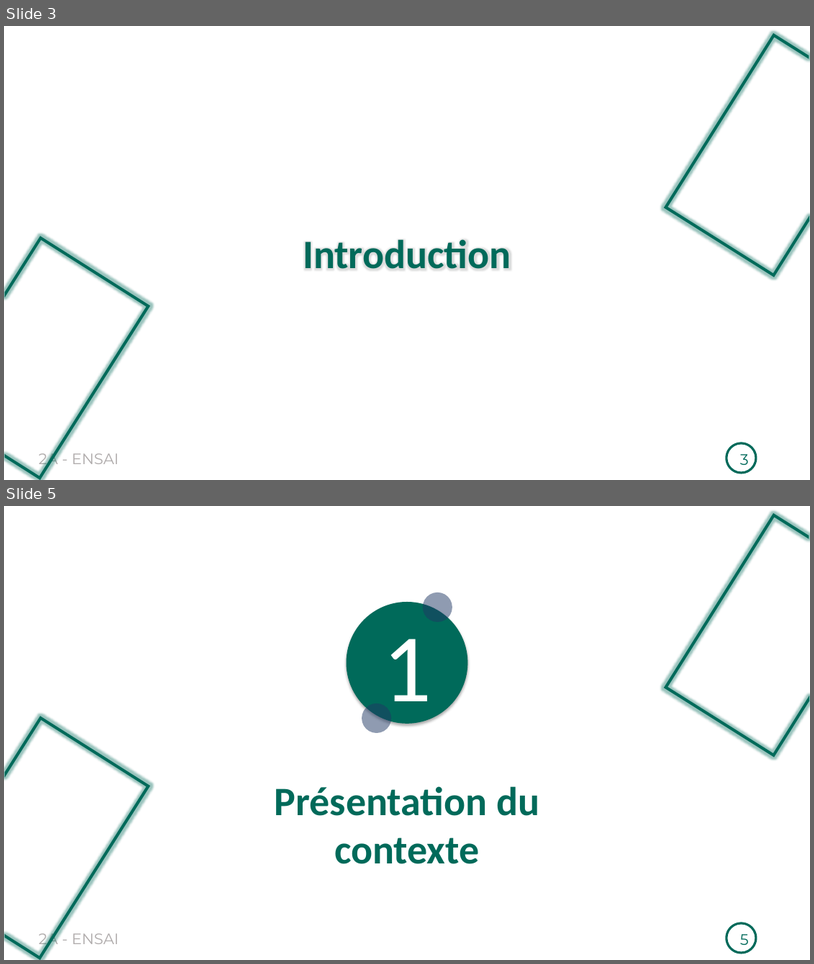
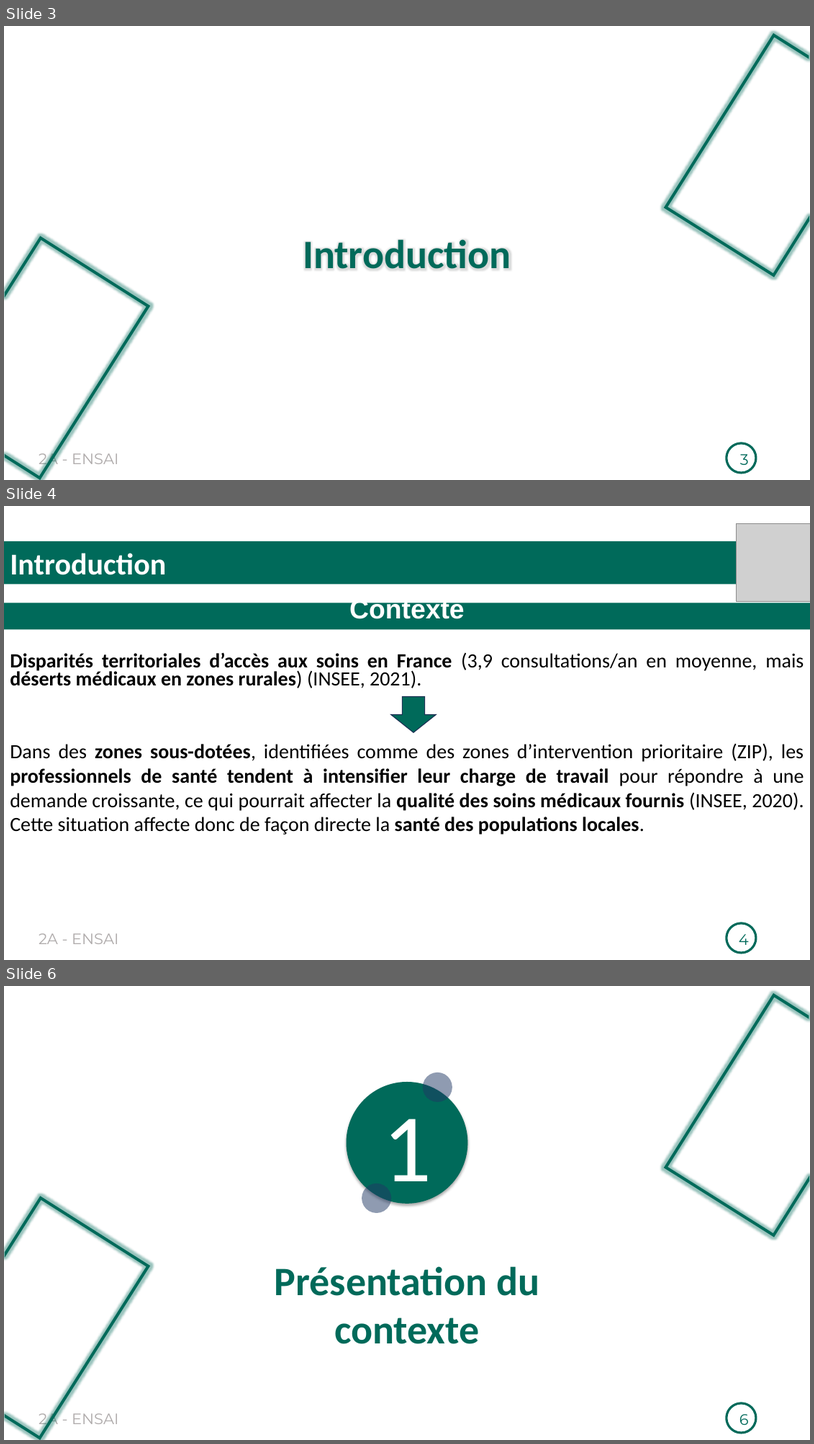
Before and after one commit to Richard-GOZAN/Projet-Stat-2A-Ensai, a slide deck: Présentation/Soutenance_Groupe25.pptx. Shown one above the other, each under a label of ours: slides 3 and 5 before the commit, slides 3, 4 and 6 after it; the slides between them are not shown. The pictures are 814x964 and 814x1444 pixels, drawn with LibreOffice and Linux fonts; fonts in the diff are those of the drawing; grey boxes stand for pictures. Boxes give left, top, right and bottom in pixels: in the first picture for what was removed or moved away, otherwise in the second. Text is boxed around its words. In the diff, an @@ line names an element or a change of style, - is before the commit and + after.

Commit message:
Présentation : Introduction, Partie 1 et une partie de la méthodologie

```diff
--- a/Présentation/Soutenance_Groupe25.pptx
+++ b/Présentation/Soutenance_Groupe25.pptx
@@ slide 4 added at (x1=4, y1=506, x2=810, y2=960), background #FFFFFF; not listed: 2 template elements that a slide beside it also shows @@
@@ picture added at (x1=737, y1=523, x2=810, y2=601) @@
@@ rectangle added at (x1=4, y1=541, x2=810, y2=584), fill #006A5A, 36 pt, text #FFFFFF, bold @@
+Introduction
@@ rectangle added at (x1=4, y1=602, x2=810, y2=629), fill #006A5A, 32 pt, text #FFFFFF, bold @@
+Contexte
@@ text added at (x1=10, y1=652, x2=804, y2=688), 24 pt, text #000000, bold @@
+Disparités territoriales d’accès aux soins en France (3,9 consultations/an en moyenne, mais déserts médicaux en zones rurales) (INSEE, 2021).
@@ down arrow added at (x1=391, y1=697, x2=436, y2=732), fill #006A5A, outline #1E3256 1 pt @@
@@ text added at (x1=10, y1=743, x2=804, y2=834), 24 pt, text #000000 @@
+Dans des zones sous-dotées, identifiées comme des zones d’intervention prioritaire (ZIP), les professionnels de santé tendent à intensifier leur charge de travail pour répondre à une demande croissante, ce qui pourrait affecter la qualité des soins médicaux fournis (INSEE, 2020). Cette situation affecte donc de façon directe la santé des populations locales.
@@ page number added at (x1=739, y1=934, x2=749, y2=944), 18 pt, text #006A5A @@
+4
@@ what was slide 5 is now slide 6 @@
@@ page number at (x1=740, y1=1414, x2=749, y2=1424): text changed @@
-5
+6
```
Also in this commit, not shown: 5 slides changed, 4 other slides added, 1 slide removed, 1 other file.
